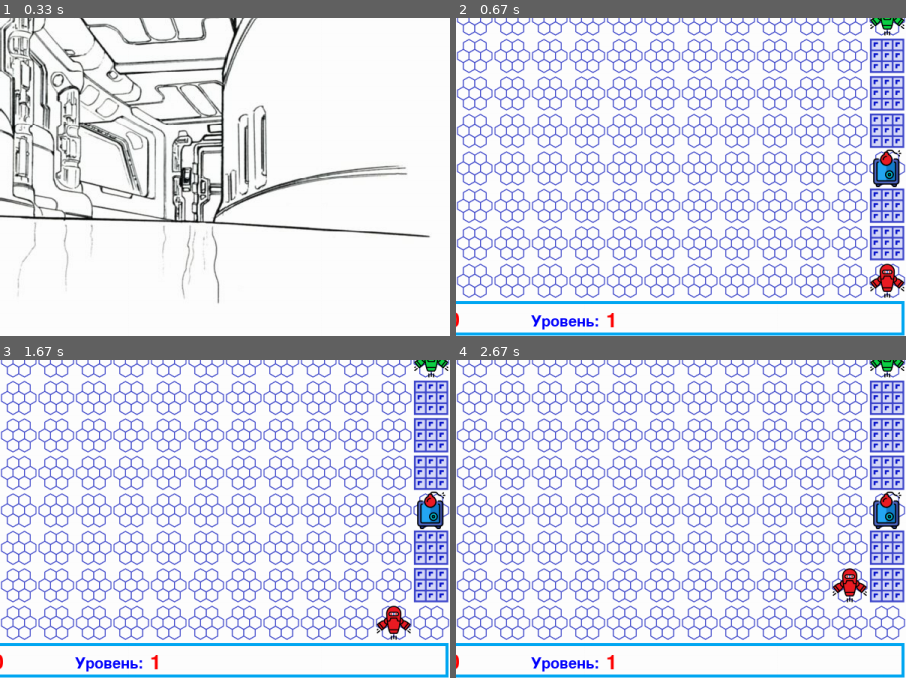
Above: before the commit, frames 1-4 (two rows, left to right).
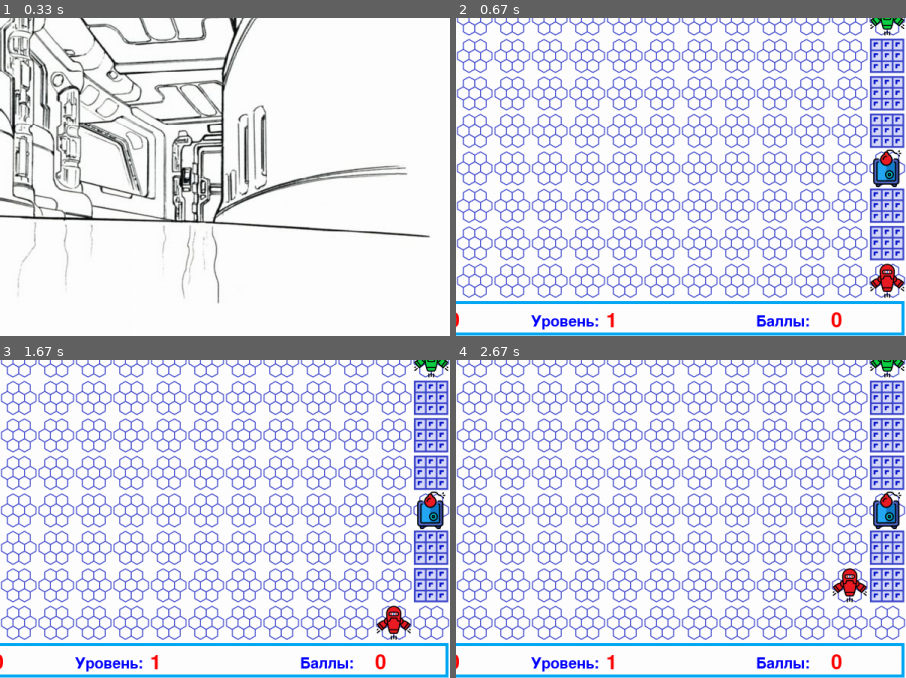
Above: after the commit, the same moments.

Repository: AVRasyuk/PyGameProject
Game: pygame game, started from main.py
Same seed, same stepped clock (60 frames per second), same inputs: the game is played once before the commit and once after it.
Inputs:
- Up to frame 1 (0.33 s): no input
- Up to frame 2 (0.67 s): tap Enter at 0.33 s
- Up to frame 3 (1.67 s): tap D at 0.67 s; hold Right 1-1.47 s
- Up to frame 4 (2.67 s): hold Up 1.67-2.13 s
The pictures show only the part of the screen within x 50-100%, y 50-100%; the shares and areas given below are measured in that part.

Frame 1 is identical in both runs. In frame 2, 0.3% of the frame differs, in the area x 66-86%, y 92-98%; in frame 3, 0.3%; in frame 4, 0.3%.

Commit message:
добавлен счетчик score, исправлены ошибки при презагрузки уровней

Diff:
--- a/main.py
+++ b/main.py
@@ -32,37 +32,39 @@
     pygame.mixer.init()
     pygame.mixer.music.load(sound_intro)
     pygame.mixer.music.play()
-
-    pygame.display.set_caption('Перемещение героя. Дополнительные уровни')
-    intro_text = ["Программа 'Перемещение героя'",
-                  "Управление героем: клавиши:",
-                  "Влево, Вправо, Вверх, Вниз",
-                  "для загрузки уровня введите Имя и нажмите Enter",
-                  ]
-
-    fon = pygame.transform.scale(load_image('start_fon.jpg'), (width, height))
-    screen.blit(fon, (0, 0))
-    font = pygame.font.Font(None, 30)
-    text_coord = 350
-    for line in intro_text:
-        string_rendered = font.render(line, 1, pygame.Color('red'))
-        intro_rect = string_rendered.get_rect()
-        text_coord += 10
+    need_input = True
+    input_name_player = ''
+
+    font_player = pygame.font.Font(None, 50)
+
+    while True:
+        pygame.display.set_caption('Космическая база.')
+        intro_text = ["Программа 'Перемещение героя'",
+                      "Управление героем: клавиши:",
+                      "Влево, Вправо, Вверх, Вниз",
+                      "для загрузки уровня введите Имя и нажмите Enter",
+                      ]
+        fon = pygame.transform.scale(load_image('start_fon.jpg'), (width, height))
+        screen.blit(fon, (0, 0))
+        font = pygame.font.Font(None, 30)
+        text_coord = 350
+        for line in intro_text:
+            string_rendered = font.render(line, 1, pygame.Color('red'))
+            intro_rect = string_rendered.get_rect()
+            text_coord += 10
+            intro_rect.top = text_coord
+            intro_rect.x = 20
+            text_coord += intro_rect.height
+            screen.blit(string_rendered, intro_rect)
+        font_player_name = pygame.font.Font(None, 70)
+        string_rendered1 = font_player_name.render(input_name_player, 1, pygame.Color('red'))
+        intro_rect = string_rendered1.get_rect()
+        text_coord = 500
         intro_rect.top = text_coord
         intro_rect.x = 20
         text_coord += intro_rect.height
-        screen.blit(string_rendered, intro_rect)
-
-    font_player_name = pygame.font.Font(None, 50)
-
-    need_input = True
-    input_name_player = ''
-
-
-
-    font_player = pygame.font.Font(None, 50)
-
-    while True:
+        screen.blit(string_rendered1, intro_rect)
+
         for event in pygame.event.get():
             if event.type == pygame.QUIT:
                 pygame.mixer.music.stop()
@@ -79,17 +81,10 @@
 
                 elif event.key == pygame.K_BACKSPACE:
                     input_name_player = input_name_player[:-1]
-
                 else:
                     if len(input_name_player) < 15:
                         input_name_player += event.unicode
-                        string_rendered1 = font_player_name.render(input_name_player, 1, pygame.Color('red'))
-                        intro_rect = string_rendered1.get_rect()
-                        text_coord = 500
-                        intro_rect.top = text_coord
-                        intro_rect.x = 20
-                        text_coord += intro_rect.height
-                        screen.blit(string_rendered1, intro_rect)
+
 
             # elif event.type == pygame.KEYDOWN and need_input:
             #     if event.key == pygame.K_RETURN and need_input:
@@ -107,8 +102,10 @@
 
 
 def reset_level():
-    global x_point_hero, y_point_hero, x_point_bad_robot, y_point_bad_robot, x_point_comp, y_point_comp, \
-        max_width, max_height, bomb_count, barrier_count, bad_robot_move_path, bad_robot_map, digit_map
+    global x_point_hero, y_point_hero, x_point_bad_robot, y_point_bad_robot, x_point_comp, y_point_comp, takt, \
+        max_width, max_height, bomb_count, barrier_count, bad_robot_move_path, bad_robot_map, digit_map, \
+        flag_stop_score_time, flag_movie_bad_robot, flag_exploded_bad_robot, falg_end_level, flag_game_over, \
+        takt_bad_robot, takt_end_level
     x_point_hero = 0
     y_point_hero = 0
     x_point_bad_robot, y_point_bad_robot, x_point_comp, y_point_comp, max_width, max_height = 0, 0, 0, 0, 0, 0
@@ -125,6 +122,15 @@
     bad_robot_group.empty()
     detonation_group.empty()
     game_over_group.empty()
+    takt = 0
+    flag_stop_score_time = True
+    flag_movie_bad_robot = True
+    flag_exploded_bad_robot = False
+    falg_end_level = False
+    flag_game_over = False
+    takt = 1
+    takt_bad_robot = 0
+    takt_end_level = 0
 
 
 def game_over():
@@ -174,6 +180,12 @@
     string_rendered = font.render('Уровень:', 1, pygame.Color('blue'))
     intro_rect = string_rendered.get_rect()
     intro_rect.x = 700
+    intro_rect.top = text_coord + 10
+    screen.blit(string_rendered, intro_rect)
+
+    string_rendered = font.render('Баллы:', 1, pygame.Color('blue'))
+    intro_rect = string_rendered.get_rect()
+    intro_rect.x = 1000
     intro_rect.top = text_coord + 10
     screen.blit(string_rendered, intro_rect)
 
@@ -198,6 +210,12 @@
     string_rendered = font.render(text_number_level, 1, pygame.Color('red'))
     intro_rect = string_rendered.get_rect()
     intro_rect.x = 800
+    intro_rect.top = text_coord + 10
+    screen.blit(string_rendered, intro_rect)
+    text_score = str(score)
+    string_rendered = font.render(text_score, 1, pygame.Color('red'))
+    intro_rect = string_rendered.get_rect()
+    intro_rect.x = 1100
     intro_rect.top = text_coord + 10
     screen.blit(string_rendered, intro_rect)
 
@@ -644,8 +662,10 @@
     flag_movie_bad_robot = True
     flag_exploded_bad_robot = False
     number_level = 1
+    score = 0
     falg_end_level = False
     flag_game_over = False
+    flag_stop_score_time = False
 
     clock = pygame.time.Clock()
     pygame.display.set_caption('Перемещение героя. Дополнительные уровни')
@@ -797,6 +817,7 @@
                         takt_end_level = takt
                         # flag_movie_bad_robot = True
                         falg_end_level = True
+                        flag_stop_score_time = True
 
                     if len(bad_robot_move_path) == 0:
                         print('GAME OVER!')
@@ -873,6 +894,8 @@
         game_over_group.draw(screen)
         pygame.display.flip()
         takt += 1
+        if not flag_stop_score_time:
+            score = int((500 / takt) * (bomb_count / 5) * (barrier_count / 20) * 100)
         if takt > 10000:
             takt = 0
 
